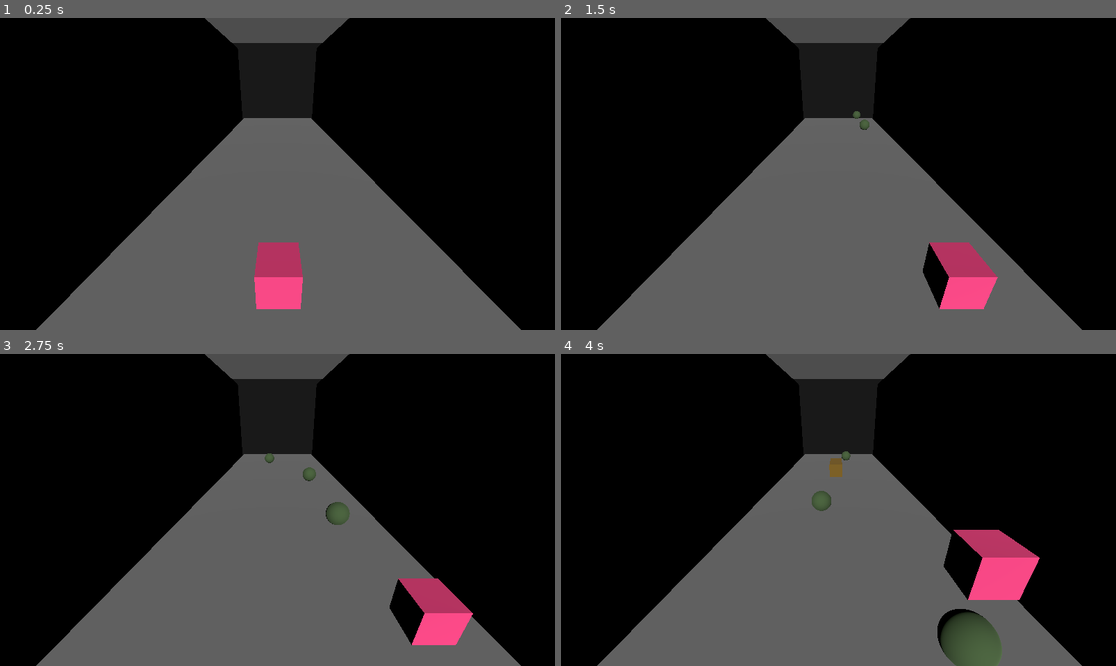
Above: before the commit, frames 1-4 (two rows, left to right).
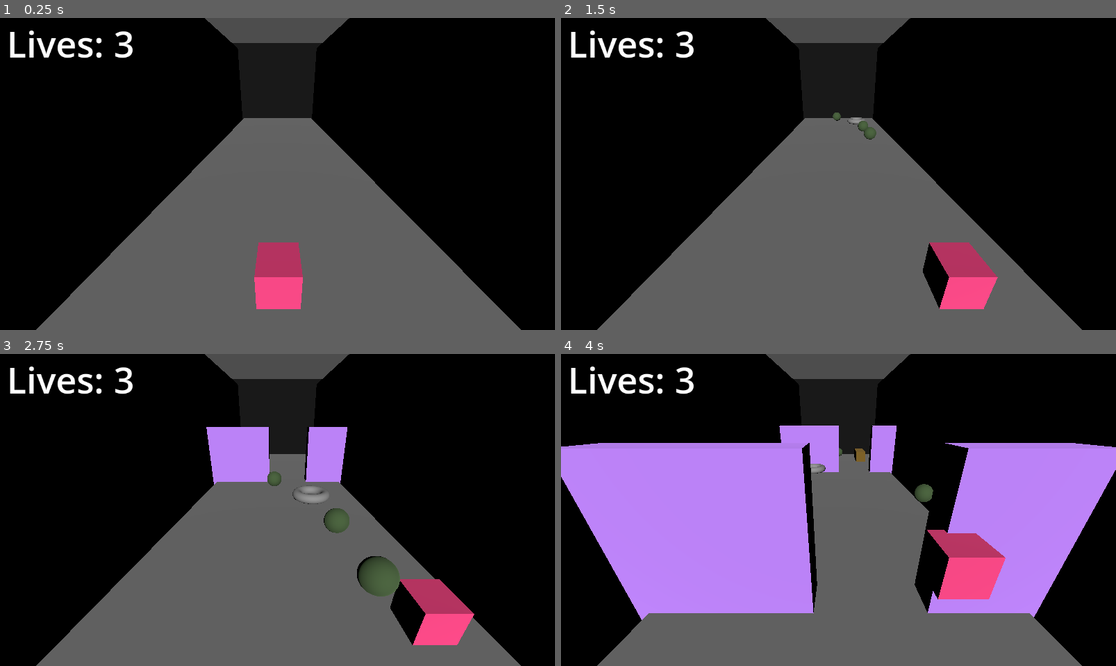
Above: after the commit, the same moments.

Repository: DoggyRuff6132/codedaylawinter2024
Game: Godot game, scene res://base_scene.tscn
The game is run twice, just before and just after one commit, with the same random seed, the same clock (stepped at 60 frames per second) and the same inputs.
Inputs:
- Up to frame 1 (0.25 s): no input
- Up to frame 2 (1.5 s): hold D (Right) 0.53-1.28 s; tap S (Slide) at 0.6, 1.35 s; tap W (Jump) at 0.77 s; hold A (Left) from 1.28 s (still down)
- Up to frame 3 (2.75 s): tap W (Jump) at 1.52 s; release A (Left) at 2.03 s; hold D (Right) from 2.03 s (still down); tap S (Slide) at 2.1 s
- Up to frame 4 (4 s): tap S (Slide) at 2.85, 3.6 s; tap W (Jump) at 3.02, 3.77 s; release D (Right) at 3.53 s; hold A (Left) from 3.53 s (still down)

The runs differ from the first frame. In frame 1, 0.7% of the frame differs, in the area x 1-24%, y 4-13%; in frame 2, 0.9%; in frame 3, 5.2%; in frame 4, 40%, in the area x 0-100%, y 4-100%.

Commit message:
added more obstacles

Diff:
--- /dev/null
+++ b/CodeDayLA2024/Obstacles/moving_obstacle.gd
@@ -0,0 +1,31 @@
+extends Obstacle
+class_name MovingObstacle
+
+var maxSideDisplacement = 2
+var left = true
+var dispSpeed = 10
+var maxTime = 1
+var t_max = 0
+
+var onWall = false
+
+var startPos
+
+func _ready():
+	startPos = position.x
+
+func _physics_process(delta):
+	position.z += speed * delta
+	t_max -= delta
+
+	if left:
+		position.x -= dispSpeed * delta
+	else:
+		position.x += dispSpeed * delta
+
+	if abs(startPos - position.x) > 3 or t_max < 0:
+		left = !left
+		t_max = maxTime
+
+	if position.z > 2:
+		queue_free()
--- /dev/null
+++ b/CodeDayLA2024/Obstacles/moving_obstacle.tscn
@@ -0,0 +1,18 @@
+[gd_scene load_steps=4 format=3 uid="uid://bv2o1wxfrkugs"]
+
+[ext_resource type="Script" path="res://Obstacles/moving_obstacle.gd" id="1_hxrx4"]
+
+[sub_resource type="CylinderShape3D" id="CylinderShape3D_avcnp"]
+height = 0.5
+radius = 1.0
+
+[sub_resource type="TorusMesh" id="TorusMesh_sixyu"]
+
+[node name="MovingObstacle" type="StaticBody3D"]
+script = ExtResource("1_hxrx4")
+
+[node name="CollisionShape3D" type="CollisionShape3D" parent="."]
+shape = SubResource("CylinderShape3D_avcnp")
+
+[node name="MeshInstance3D" type="MeshInstance3D" parent="."]
+mesh = SubResource("TorusMesh_sixyu")
--- a/CodeDayLA2024/Obstacles/obstacle.gd
+++ b/CodeDayLA2024/Obstacles/obstacle.gd
@@ -1,11 +1,12 @@
 extends StaticBody3D
+class_name Obstacle
 
 @export var damage = 10
 var speed = 10
 
 func _physics_process(delta):
 	position.z += speed * delta
-	if position.z > 2:
+	if position.z > 10:
 		queue_free()
 
 func _on_area_entered(area):
--- /dev/null
+++ b/CodeDayLA2024/Obstacles/wall_obstacle.tscn
@@ -0,0 +1,33 @@
+[gd_scene load_steps=5 format=3 uid="uid://bc4udd5uoi2c6"]
+
+[ext_resource type="Script" path="res://Obstacles/obstacle.gd" id="1_1cy8h"]
+
+[sub_resource type="BoxShape3D" id="BoxShape3D_xe3jd"]
+size = Vector3(9, 1, 1)
+
+[sub_resource type="StandardMaterial3D" id="StandardMaterial3D_t5weg"]
+albedo_color = Color(0.756863, 0.517647, 1, 1)
+
+[sub_resource type="BoxMesh" id="BoxMesh_oe3mw"]
+material = SubResource("StandardMaterial3D_t5weg")
+size = Vector3(9, 1, 1)
+
+[node name="WallObstacle" type="StaticBody3D"]
+script = ExtResource("1_1cy8h")
+
+[node name="CollisionShape3D" type="CollisionShape3D" parent="."]
+transform = Transform3D(1, 0, 0, 0, 6.44, 0, 0, 0, 1, -6, 0, 0)
+shape = SubResource("BoxShape3D_xe3jd")
+
+[node name="MeshInstance3D" type="MeshInstance3D" parent="."]
+transform = Transform3D(1, 0, 0, 0, 6.44, 0, 0, 0, 1, -6, 0, 0)
+mesh = SubResource("BoxMesh_oe3mw")
+
+[node name="CollisionShape3D2" type="CollisionShape3D" parent="."]
+transform = Transform3D(1, 0, 0, 0, 6.44, 0, 0, 0, 1, 6, 0, 0)
+shape = SubResource("BoxShape3D_xe3jd")
+
+[node name="MeshInstance3D2" type="MeshInstance3D" parent="."]
+transform = Transform3D(1, 0, 0, 0, 6.44, 0, 0, 0, 1, 6, 0, 0)
+mesh = SubResource("BoxMesh_oe3mw")
+skeleton = NodePath("../MeshInstance3D")
--- a/CodeDayLA2024/Player.gd
+++ b/CodeDayLA2024/Player.gd
@@ -8,7 +8,16 @@
 var gravity = ProjectSettings.get_setting("physics/3d/default_gravity")
 var lifecount=3
 
+var gameTime = 0.0
+var lost = false
+
+func _ready():
+	_updateLifeCounter()
+
+
 func _physics_process(delta):
+	if !lost:
+		gameTime += delta
 	# Add the gravity.
 	if not is_on_floor():
 		velocity.y -= gravity * delta
@@ -37,11 +46,17 @@
 	move_and_slide()
 
 func gameover():
-	$Label.set_text("Game Over")
+	$GameOverLabel.set_text("Game Over at " + str(snappedf(gameTime,0.001)))
 
 	$Health.Die()
+	lost = true
 	position.y= -1
+
 func respawn():
 	print("resapwning!")
-	position.z = -1
+	position.z = -1.0
 	lifecount-=1
+	_updateLifeCounter()
+
+func _updateLifeCounter():
+	$LifeCounter.set_text("Lives: " + str(lifecount))
--- a/CodeDayLA2024/Player.tscn
+++ b/CodeDayLA2024/Player.tscn
@@ -15,6 +15,12 @@
 [sub_resource type="Theme" id="Theme_hrr1h"]
 default_base_scale = 0.9
 default_font_size = 190
+
+[sub_resource type="LabelSettings" id="LabelSettings_xulp6"]
+font_size = 90
+
+[sub_resource type="LabelSettings" id="LabelSettings_mub0o"]
+font_size = 75
 
 [node name="Player" type="CharacterBody3D"]
 collision_layer = 5
@@ -34,13 +40,22 @@
 [node name="MeshInstance3D" type="MeshInstance3D" parent="."]
 mesh = SubResource("BoxMesh_ltiep")
 
-[node name="Label" type="Label" parent="."]
-offset_left = 480.0
-offset_top = 320.0
-offset_right = 567.0
-offset_bottom = 580.0
+[node name="GameOverLabel" type="Label" parent="."]
+offset_left = 266.0
+offset_top = 208.0
+offset_right = 914.0
+offset_bottom = 468.0
 size_flags_vertical = 6
 theme = SubResource("Theme_hrr1h")
 theme_type_variation = &"HeaderLarge"
 text = "
 "
+label_settings = SubResource("LabelSettings_xulp6")
+autowrap_mode = 2
+
+[node name="LifeCounter" type="Label" parent="."]
+offset_left = 14.0
+offset_top = 1.0
+offset_right = 54.0
+offset_bottom = 261.0
+label_settings = SubResource("LabelSettings_mub0o")
--- a/CodeDayLA2024/base_scene.tscn
+++ b/CodeDayLA2024/base_scene.tscn
@@ -1,13 +1,38 @@
-[gd_scene load_steps=7 format=3 uid="uid://bnipc4lt3b6af"]
+[gd_scene load_steps=16 format=3 uid="uid://bnipc4lt3b6af"]
 
 [ext_resource type="PackedScene" uid="uid://b6fhwvgbk3xn8" path="res://Player.tscn" id="1_y353s"]
+[ext_resource type="PackedScene" uid="uid://cwdumy82l5nkp" path="res://Obstacles/ball_obstacle.tscn" id="3_1llbe"]
 [ext_resource type="PackedScene" uid="uid://04qg05plyioc" path="res://spawner.tscn" id="3_a2qr7"]
+[ext_resource type="Script" path="res://Obstacles/ObstacleWeight.gd" id="4_xisvt"]
+[ext_resource type="PackedScene" uid="uid://d2o5mes2hlee3" path="res://Obstacles/rectangle_obstacle.tscn" id="5_g8b3f"]
+[ext_resource type="PackedScene" uid="uid://bv2o1wxfrkugs" path="res://Obstacles/moving_obstacle.tscn" id="6_w3lj6"]
+[ext_resource type="PackedScene" uid="uid://bc4udd5uoi2c6" path="res://Obstacles/wall_obstacle.tscn" id="7_7nsk2"]
 
 [sub_resource type="BoxShape3D" id="BoxShape3D_4yvj8"]
 size = Vector3(10, 0.1, 30)
 
 [sub_resource type="BoxMesh" id="BoxMesh_nm4wk"]
 size = Vector3(10, 0.1, 30)
+
+[sub_resource type="Resource" id="Resource_jpsno"]
+script = ExtResource("4_xisvt")
+scene = ExtResource("3_1llbe")
+weight = 100
+
+[sub_resource type="Resource" id="Resource_na63f"]
+script = ExtResource("4_xisvt")
+scene = ExtResource("5_g8b3f")
+weight = 30
+
+[sub_resource type="Resource" id="Resource_8gjvj"]
+script = ExtResource("4_xisvt")
+scene = ExtResource("6_w3lj6")
+weight = 40
+
+[sub_resource type="Resource" id="Resource_mgxti"]
+script = ExtResource("4_xisvt")
+scene = ExtResource("7_7nsk2")
+weight = 20
 
 [sub_resource type="PhysicsMaterial" id="PhysicsMaterial_7nv76"]
 
@@ -38,7 +63,8 @@
 transform = Transform3D(1, 0, 0, 0, 0.914882, 0.403721, 0, -0.403721, 0.914882, 0, 2.40261, 2.39791)
 
 [node name="Spawner" parent="." instance=ExtResource("3_a2qr7")]
-timeBetweenSpawns = 0.7
+objects = Array[ExtResource("4_xisvt")]([SubResource("Resource_jpsno"), SubResource("Resource_na63f"), SubResource("Resource_8gjvj"), SubResource("Resource_mgxti")])
+timeBetweenSpawns = 0.3
 
 [node name="StaticBody3D2" type="StaticBody3D" parent="."]
 transform = Transform3D(-4.37114e-08, -1, 0, 1, -4.37114e-08, 0, 0, 0, 1, -5.35463, 4.068, -8.14196)
--- a/CodeDayLA2024/spawner.tscn
+++ b/CodeDayLA2024/spawner.tscn
@@ -8,12 +8,12 @@
 [sub_resource type="Resource" id="Resource_jpsno"]
 script = ExtResource("3_n5jdq")
 scene = ExtResource("2_433qw")
-weight = 10
+weight = 100
 
 [sub_resource type="Resource" id="Resource_na63f"]
 script = ExtResource("3_n5jdq")
 scene = ExtResource("4_vpm5u")
-weight = 1
+weight = 30
 
 [node name="Spawner" type="Node3D"]
 script = ExtResource("1_rpmq1")
Not shown: 1 places in CodeDayLA2024/Player.tscn that only renumber resources
